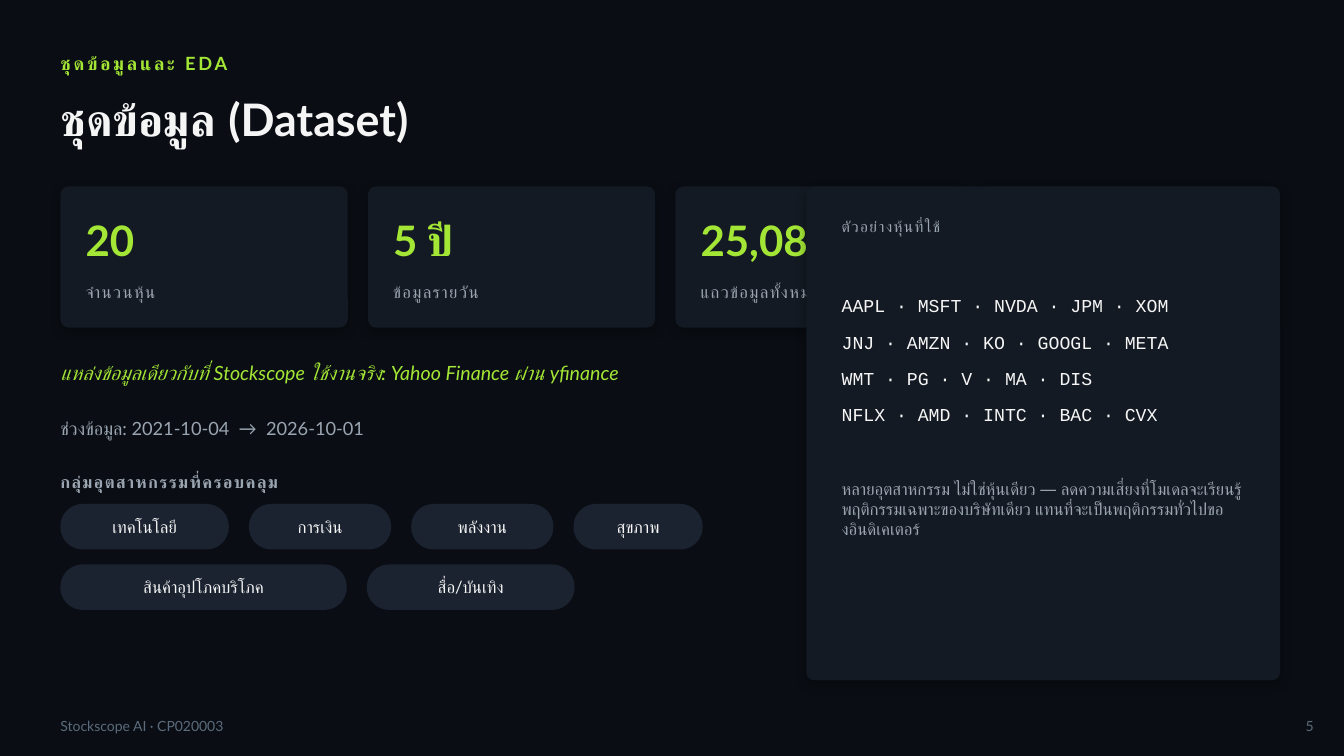
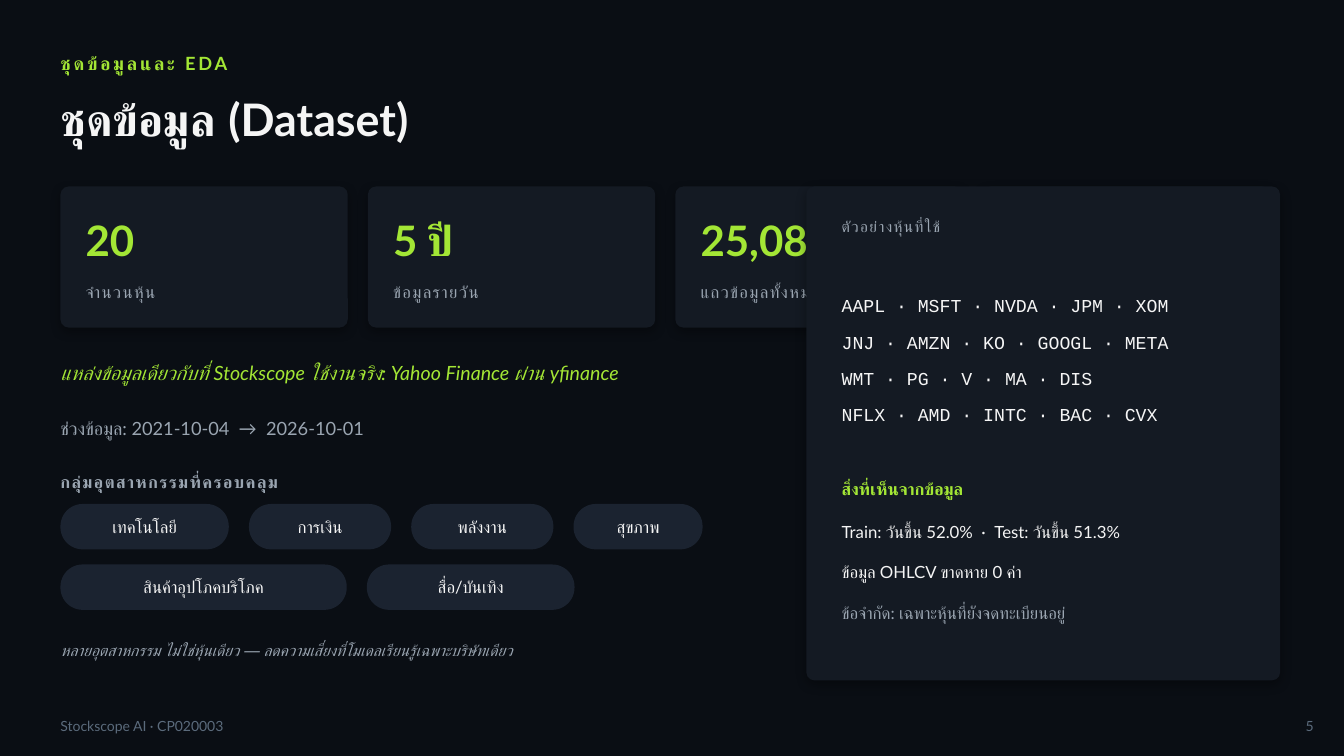
Before and after one commit to txphichatwanich19-rgb/stockscope, a slide deck: slide 5 of ml/stock_direction_presentation.pptx. Drawn at 1344x756 pixels with LibreOffice and Linux fonts; fonts in the diff are those of the drawing. Boxes give left, top, right and bottom in pixels: in the first picture for what was removed or moved away, otherwise in the second. Text is boxed around its words. In the diff, an @@ line names an element or a change of style, - is before the commit and + after.

```diff
--- a/ml/stock_direction_presentation.pptx
+++ b/ml/stock_direction_presentation.pptx
@@ text added at [842, 482, 964, 500], 12 pt, text #A3E635, bold @@
+สิ่งที่เห็นจากข้อมูล
@@ text added at [842, 525, 1120, 538], 12 pt, text #F5F5F5 @@
+Train: วันขึ้น 52.0% · Test: วันขึ้น 51.3%
@@ text added at [842, 566, 1022, 583], 12 pt, text #F5F5F5 @@
+ข้อมูล OHLCV ขาดหาย 0 ค่า
@@ text added at [842, 606, 1066, 624], 12 pt, text #9AA5B1 @@
+ข้อจำกัด: เฉพาะหุ้นที่ยังจดทะเบียนอยู่
@@ text at [60, 644, 513, 661]: text changed; size 12 to 11 pt; italic on @@
-หลายอุตสาหกรรม ไม่ใช่หุ้นเดียว — ลดความเสี่ยงที่โมเดลจะเรียนรู้พฤติกรรมเฉพาะของบริษัทเดียว แทนที่จะเป็นพฤติกรรมทั่วไปของอินดิเคเตอร์
+หลายอุตสาหกรรม ไม่ใช่หุ้นเดียว — ลดความเสี่ยงที่โมเดลเรียนรู้เฉพาะบริษัทเดียว
@@ text "หลายอุตสาหกรรม ไม่ใช่หุ้นเดียว — ลดความเสี่ยงที่โมเดลเรียนรู ..." at [60, 644, 513, 661]: vertical alignment top to middle @@
```
Also in this commit, not shown: 7 other slides changed, 3 other files.
